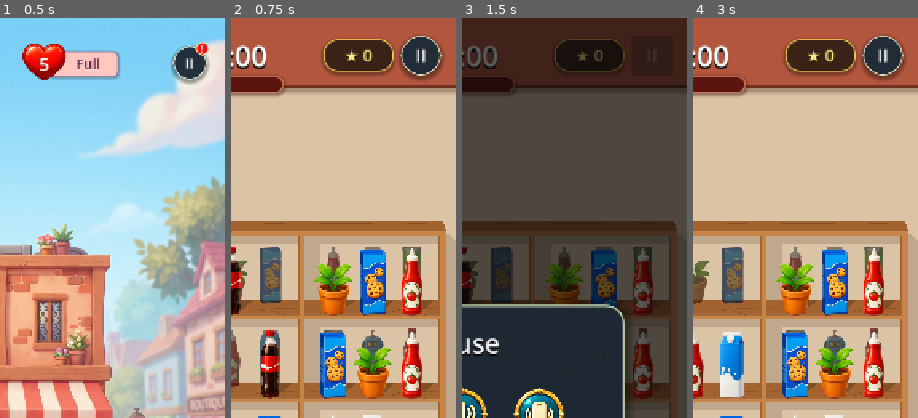
Above: before the commit, frames 1-4 (left to right).
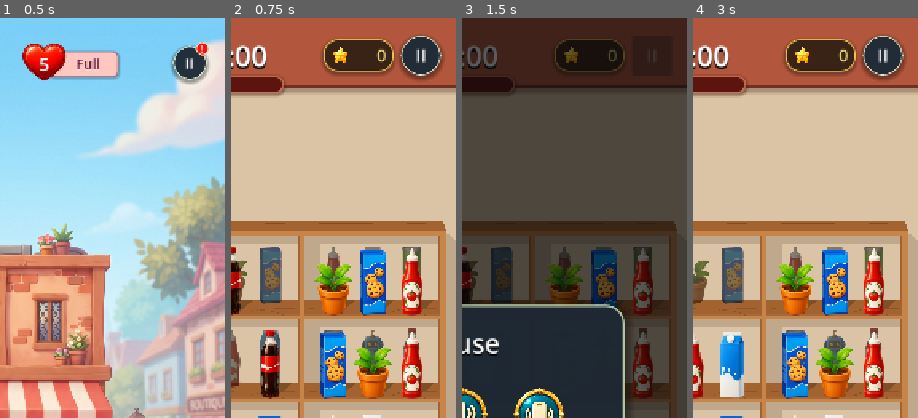
Above: after the commit, the same moments.

Repository: vladeque/sorting-puzzle
Game: Godot game, scene res://scenes/main_menu.tscn
The game is run twice, just before and just after one commit, with the same random seed, the same clock (stepped at 60 frames per second) and the same inputs.
Inputs:
- Up to frame 1 (0.5 s): no input
- Up to frame 2 (0.75 s): click "Level 1" at 0.5 s
- Up to frame 3 (1.5 s): click "II" at 1.25 s
- Up to frame 4 (3 s): click "Continue" at 2 s; click "3" at 2.75 s
The pictures show only the part of the screen within x 50-100%, y 0-50%; the shares and areas given below are measured in that part.

Frame 1 is identical in both runs. In frame 2, 0.4% of the frame differs, in the area x 45-69%, y 7-12%; in frame 3, 0.3%; in frame 4, 0.4%.

Commit message:
Use reward star icon in HUD counter

Diff:
--- a/level.tscn
+++ b/level.tscn
@@ -432,7 +432,7 @@
 text = "Level 1"
 vertical_alignment = 1
 
-[node name="StarCounterLabel" type="Label" parent="UI" unique_id=1248988476]
+[node name="StarCounterLabel" type="Panel" parent="UI" unique_id=1248988476]
 anchors_preset = 3
 anchor_left = 1.0
 anchor_top = 1.0
@@ -444,14 +444,39 @@
 offset_bottom = 86.0
 grow_horizontal = 0
 grow_vertical = 0
+theme_override_styles/panel = SubResource("StyleBoxFlat_star_counter")
+
+[node name="Icon" type="TextureRect" parent="UI/StarCounterLabel" unique_id=2131150893]
+layout_mode = 1
+anchors_preset = 4
+anchor_top = 0.5
+anchor_bottom = 0.5
+offset_left = 10.0
+offset_top = -17.0
+offset_right = 44.0
+offset_bottom = 17.0
+grow_vertical = 2
+mouse_filter = 2
+texture = ExtResource("6_reward_star")
+expand_mode = 1
+stretch_mode = 5
+
+[node name="CountLabel" type="Label" parent="UI/StarCounterLabel" unique_id=1332287251]
+layout_mode = 1
+anchors_preset = 15
+anchor_right = 1.0
+anchor_bottom = 1.0
+offset_left = 42.0
+offset_right = -12.0
+grow_horizontal = 2
+grow_vertical = 2
 theme_override_colors/font_color = Color(1, 0.92, 0.5, 1)
 theme_override_colors/font_shadow_color = Color(0.08, 0.03, 0.01, 0.82)
 theme_override_constants/shadow_offset_x = 0
 theme_override_constants/shadow_offset_y = 2
 theme_override_font_sizes/font_size = 26
-theme_override_styles/normal = SubResource("StyleBoxFlat_star_counter")
-text = "★ 0"
-horizontal_alignment = 1
+horizontal_alignment = 2
+text = "0"
 vertical_alignment = 1
 
 [node name="PauseMenuButton" type="Button" parent="UI" unique_id=406101987]
--- a/scripts/level.gd
+++ b/scripts/level.gd
@@ -105,6 +105,7 @@
 var _shelves_root: Node2D
 var _timer_label: Label
 var _level_label: Label
+var _star_counter_panel: Control
 var _star_counter_label: Label
 var _combo_fill: Control
 var _combo_label: Label
@@ -162,7 +163,8 @@
 	_drag_layer = get_node("DragLayer") as Node2D
 	_timer_label = get_node("UI/TimerLabel") as Label
 	_level_label = get_node("UI/LevelLabel") as Label
-	_star_counter_label = get_node("UI/StarCounterLabel") as Label
+	_star_counter_panel = get_node("UI/StarCounterLabel") as Control
+	_star_counter_label = get_node("UI/StarCounterLabel/CountLabel") as Label
 	_combo_fill = get_node("Background/HudCenterSlot/ComboFill") as Control
 	_combo_label = get_node("Background/HudCenterSlot/ComboLabel") as Label
 	_failure_panel = get_node("UI/FailurePanel") as Control
@@ -251,15 +253,15 @@
 		_level_label.offset_right = _level_label.offset_left + LEVEL_LABEL_SIZE.x
 		_level_label.offset_bottom = _level_label.offset_top + LEVEL_LABEL_SIZE.y
 
-	if _star_counter_label != null:
-		_star_counter_label.anchor_left = 1.0
-		_star_counter_label.anchor_top = 0.0
-		_star_counter_label.anchor_right = 1.0
-		_star_counter_label.anchor_bottom = 0.0
-		_star_counter_label.offset_right = -(safe_margins.z + HUD_SIDE_MARGIN + PAUSE_BUTTON_SIZE.x + STAR_COUNTER_GAP)
-		_star_counter_label.offset_left = _star_counter_label.offset_right - STAR_COUNTER_SIZE.x
-		_star_counter_label.offset_top = safe_margins.y + HUD_TOP_MARGIN + ((PAUSE_BUTTON_SIZE.y - STAR_COUNTER_SIZE.y) * 0.5)
-		_star_counter_label.offset_bottom = _star_counter_label.offset_top + STAR_COUNTER_SIZE.y
+	if _star_counter_panel != null:
+		_star_counter_panel.anchor_left = 1.0
+		_star_counter_panel.anchor_top = 0.0
+		_star_counter_panel.anchor_right = 1.0
+		_star_counter_panel.anchor_bottom = 0.0
+		_star_counter_panel.offset_right = -(safe_margins.z + HUD_SIDE_MARGIN + PAUSE_BUTTON_SIZE.x + STAR_COUNTER_GAP)
+		_star_counter_panel.offset_left = _star_counter_panel.offset_right - STAR_COUNTER_SIZE.x
+		_star_counter_panel.offset_top = safe_margins.y + HUD_TOP_MARGIN + ((PAUSE_BUTTON_SIZE.y - STAR_COUNTER_SIZE.y) * 0.5)
+		_star_counter_panel.offset_bottom = _star_counter_panel.offset_top + STAR_COUNTER_SIZE.y
 
 	if _pause_menu_button != null:
 		_pause_menu_button.anchor_left = 1.0
@@ -1390,13 +1392,13 @@
 	if _star_counter_label == null:
 		return
 
-	var star_text := "★ %d" % _stars
+	var star_text := "%d" % _stars
 	var font_size := 26
-	if star_text.length() >= 8:
+	if star_text.length() >= 7:
 		font_size = 18
-	elif star_text.length() >= 7:
+	elif star_text.length() >= 6:
 		font_size = 20
-	elif star_text.length() >= 6:
+	elif star_text.length() >= 5:
 		font_size = 22
 
 	_star_counter_label.add_theme_font_size_override("font_size", font_size)
Not shown, changed: docs/PROJECT_MAP.md
Not shown, changed: docs/SCENES.md
Not shown, changed: docs/SCRIPTS.md
